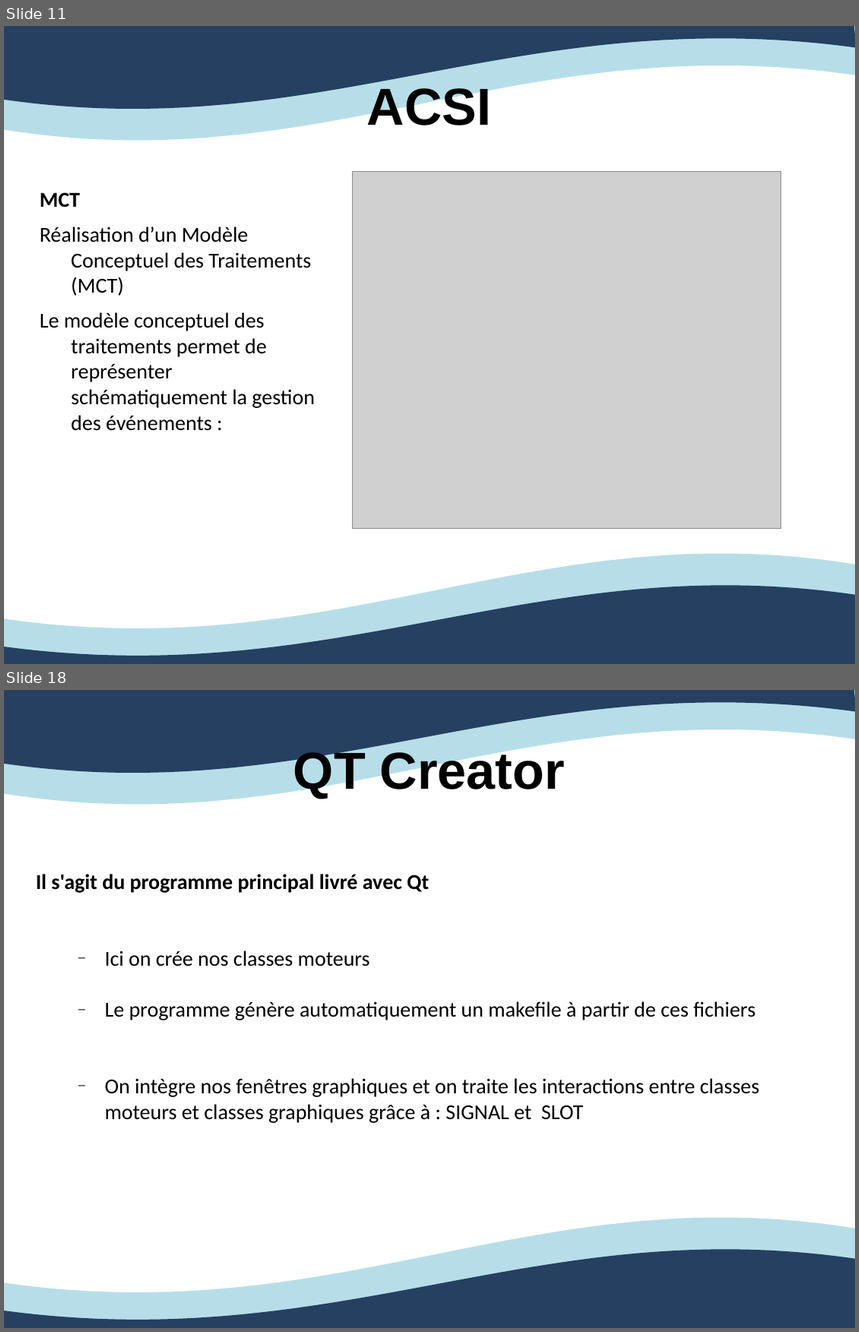
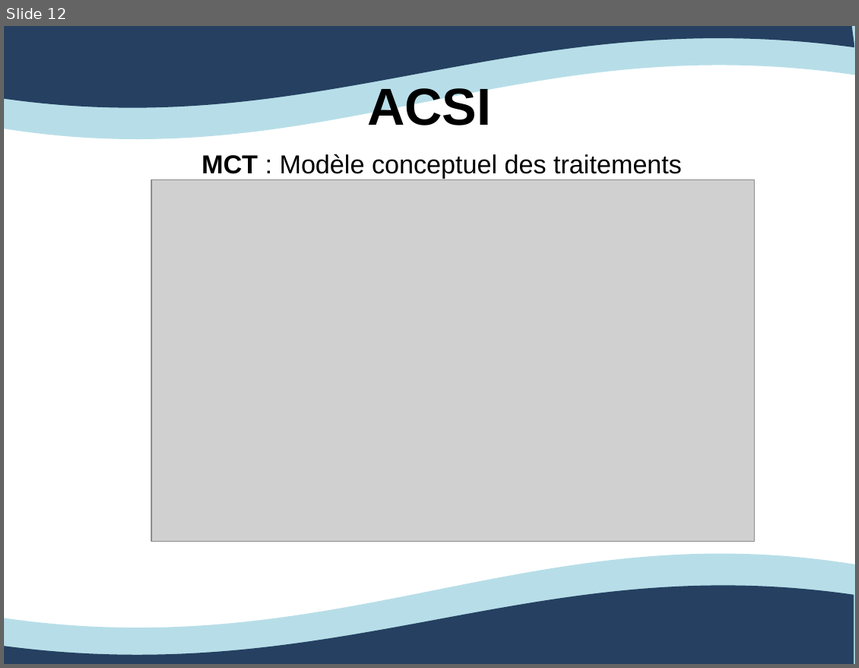
Before and after one commit to Ovan33/Immobilier, a slide deck: docs/Rapport/ProjetTuteureExpression.ppt. Shown one above the other, each under a label of ours: slides 11 and 18 before the commit, slide 12 after it; the slides between them are not shown. The pictures are 859x1332 and 859x668 pixels, drawn with LibreOffice and Linux fonts; fonts in the diff are those of the drawing; grey boxes stand for pictures. Boxes give left, top, right and bottom in pixels: in the first picture for what was removed or moved away, otherwise in the second. Text is boxed around its words. In the diff, an @@ line names an element or a change of style, - is before the commit and + after.

```diff
--- a/docs/Rapport/ProjetTuteureExpression.ppt
+++ b/docs/Rapport/ProjetTuteureExpression.ppt
@@ slide 18 removed at <box>4,690,855,1328</box>, background #FFFFFF; not listed: 4 template elements that a slide beside it also shows @@
@@ title removed at <box>294,748,565,799</box> @@
-QT Creator
@@ text removed at <box>36,874,759,1123</box> @@
-Il s'agit du programme principal livré avec Qt
-  – Ici on crée nos classes moteurs
-  – Le programme génère automatiquement un makefile à partir de ces fichiers
-  – On intègre nos fenêtres graphiques et on traite les interactions entre classes moteurs et classes graphiques grâce à : SIGNAL et SLOT
@@ what was slide 11 is now slide 12 @@
@@ slide 12 changed as well @@
@@ text added at <box>202,154,682,178</box>, 22 pt, text #000000 @@
+MCT : Modèle conceptuel des traitements
@@ picture: place and size @@
-picture at <box>352,172,781,529</box>
+picture at <box>151,180,755,542</box>
@@ text removed at <box>40,192,315,431</box> @@
-MCT
-Réalisation d’un Modèle Conceptuel des Traitements (MCT)
-Le modèle conceptuel des traitements permet de représenter schématiquement la gestion des événements :
@@ outline redrawn in 4 elements at <box>4,553,855,664</box>, <box>4,26,854,109</box>, <box>4,26,855,139</box>, <box>4,585,854,664</box> @@
```
Also in this commit, not shown: 4 other slides changed, 21 slides added, 18 other slides removed.
